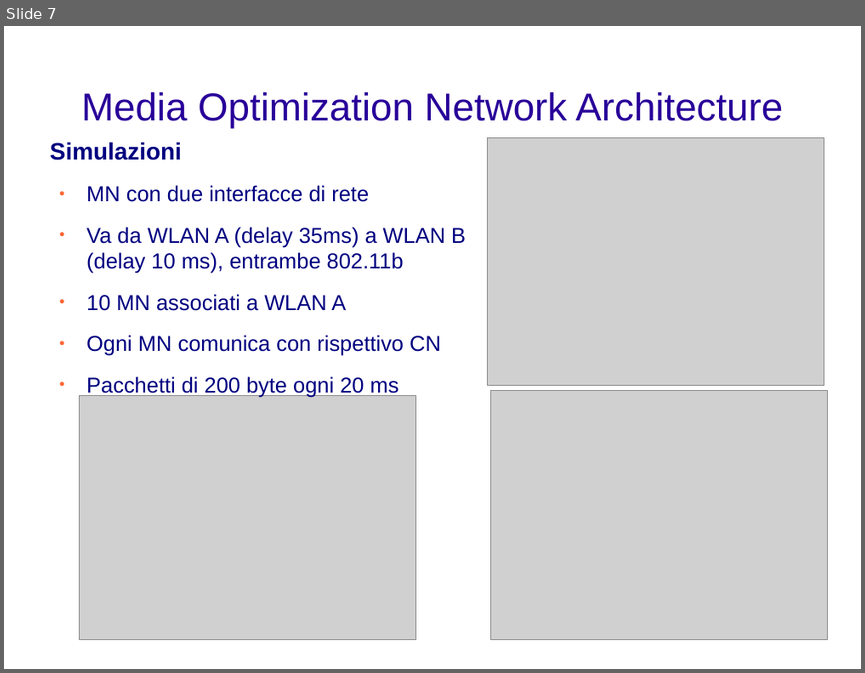
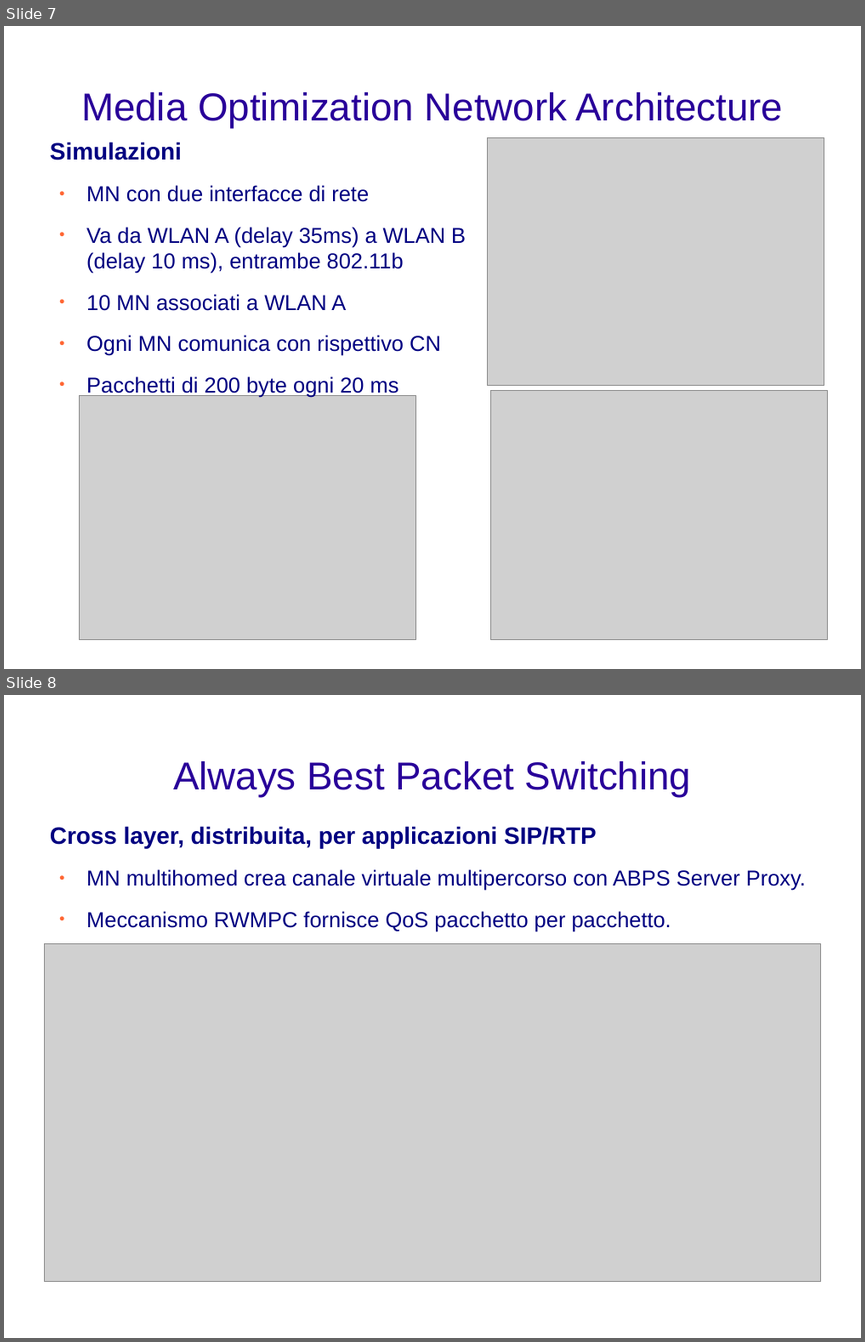
Before and after one commit to rjack/tesi-triennale, a slide deck: presentazione.odp. Shown one above the other, each under a label of ours: slide 7 before the commit, slides 7 and 8 after it. The pictures are 865x673 and 865x1342 pixels, drawn with LibreOffice and Linux fonts; fonts in the diff are those of the drawing; grey boxes stand for pictures; background and template pictures are left out. Boxes give left, top, right and bottom in pixels: in the first picture for what was removed or moved away, otherwise in the second. Text is boxed around its words. In the diff, an @@ line names an element or a change of style, - is before the commit and + after.

```diff
--- a/presentazione.odp
+++ b/presentazione.odp
@@ slide 8 added at <box>4,695,861,1338</box>, background picture (left out) @@
@@ title added at <box>173,761,692,797</box>, 36 pt, text #280099 @@
+Always Best Packet Switching
@@ text added at <box>50,826,806,931</box>, 20 pt, text #000080 @@
+Cross layer, distribuita, per applicazioni SIP/RTP
+● MN multihomed crea canale virtuale multipercorso con ABPS Server Proxy.
+● Meccanismo RWMPC fornisce QoS pacchetto per pacchetto.
@@ picture added at <box>45,944,820,1281</box> @@
```
Also in this commit, not shown: 4 slides changed, 2 other slides added, 3 slides removed.
